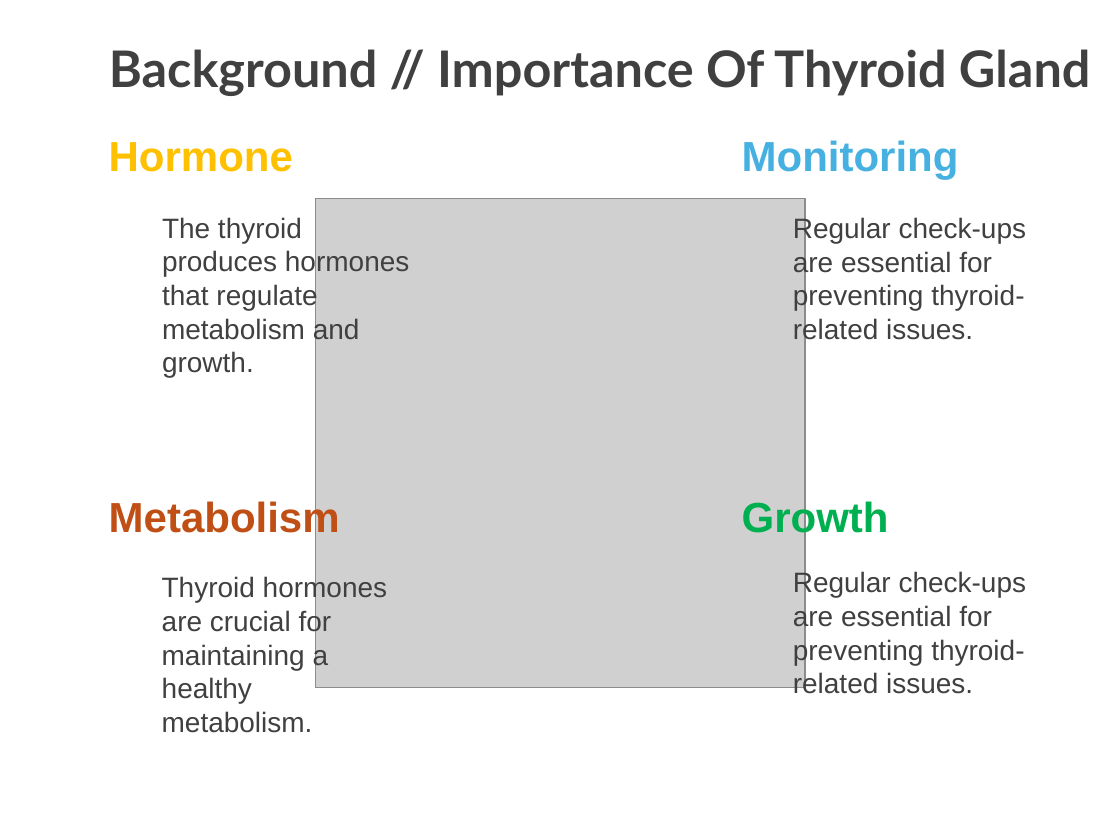
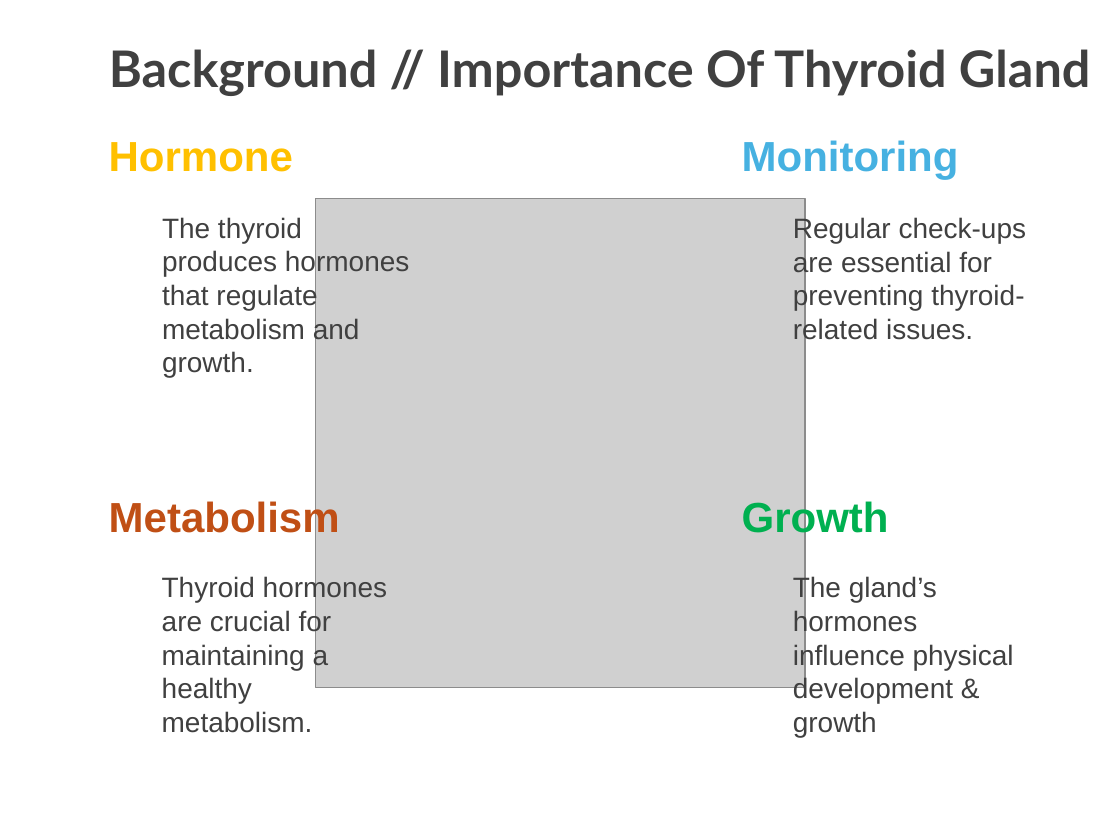
Before and after one commit to josh-dcosta/pjas-thyroid, a slide deck: slide 3 of presentation/Josh_DCosta_Thyroid_Cancer_Recurrence.pptx. Drawn at 1120x840 pixels with LibreOffice and Linux fonts; fonts in the diff are those of the drawing; grey boxes stand for pictures. Boxes give left, top, right and bottom in pixels: in the first picture for what was removed or moved away, otherwise in the second. Text is boxed around its words. In the diff, an @@ line names an element or a change of style, - is before the commit and + after.

Commit message:
updated text on thyroid

```diff
--- a/presentation/Josh_DCosta_Thyroid_Cancer_Recurrence.pptx
+++ b/presentation/Josh_DCosta_Thyroid_Cancer_Recurrence.pptx
@@ text removed at <box>793,571,1027,694</box> @@
-Regular check-ups are essential for preventing thyroid-related issues.
@@ text added at <box>793,576,1014,737</box>, 18 pt, text #404040 @@
+The gland’s hormones influence physical development & growth
```
